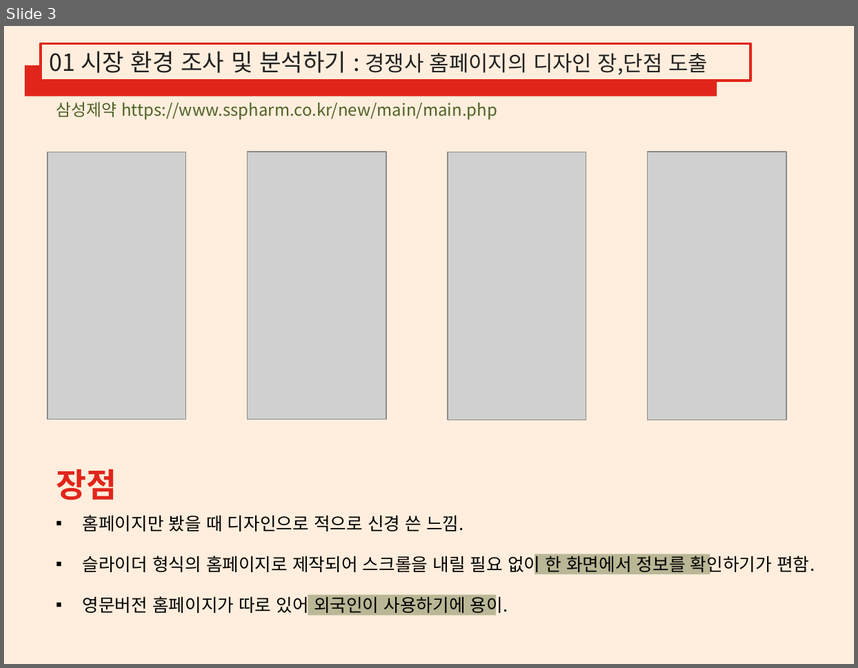
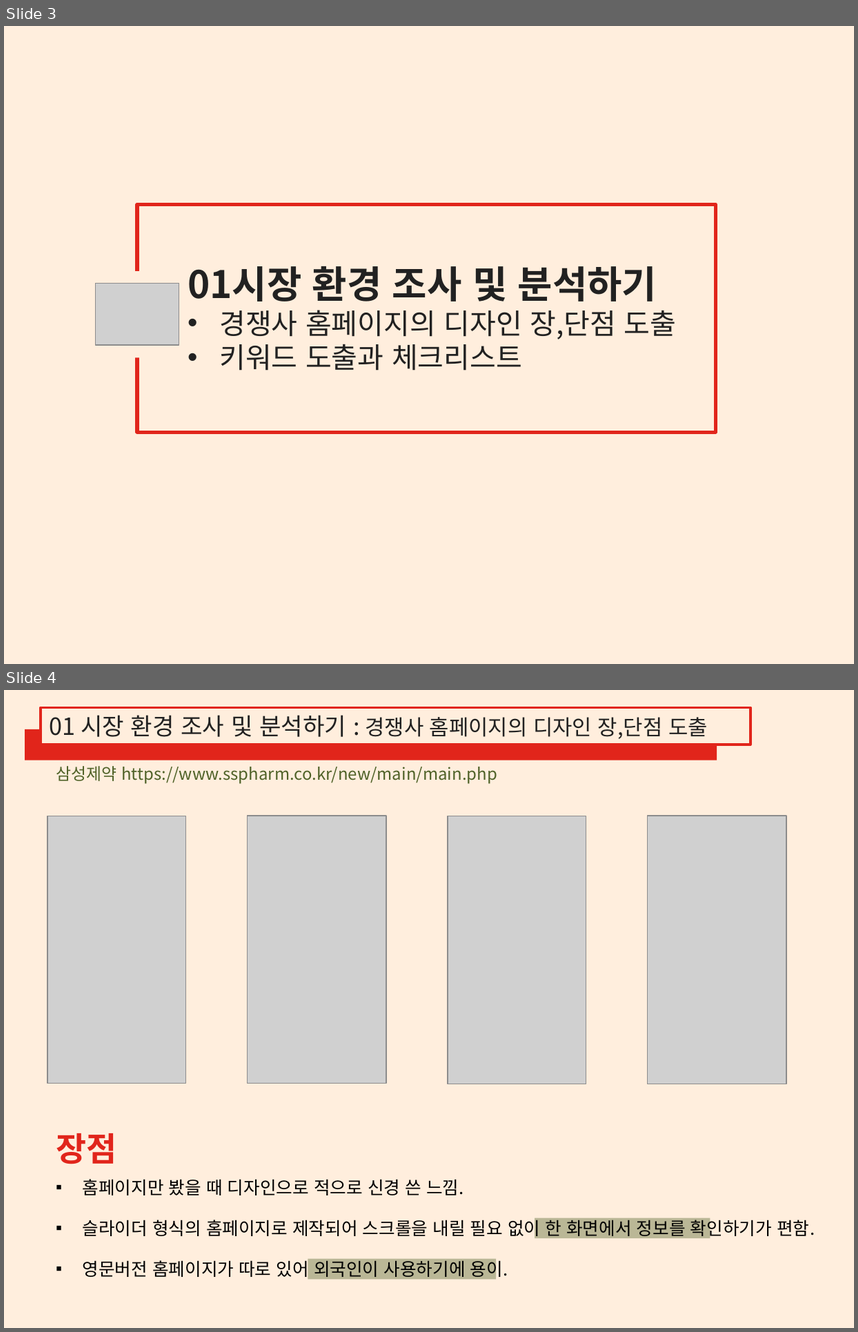
Before and after one commit to LEEGYUNGRIM/report01, a slide deck: 디자인설계 및 조사분석.pptx. Shown one above the other, each under a label of ours: slide 3 before the commit, slides 3 and 4 after it. The pictures are 858x668 and 858x1332 pixels, drawn with LibreOffice and Linux fonts; fonts in the diff are those of the drawing; grey boxes stand for pictures. Boxes give left, top, right and bottom in pixels: in the first picture for what was removed or moved away, otherwise in the second. Text is boxed around its words. In the diff, an @@ line names an element or a change of style, - is before the commit and + after.

```diff
--- a/디자인설계 및 조사분석.pptx
+++ b/디자인설계 및 조사분석.pptx
@@ slide 3 added at (x1=4, y1=26, x2=854, y2=664), background #FFFFFF @@
@@ rectangle added at (x1=4, y1=26, x2=854, y2=664), fill #FFEEDD @@
@@ rectangle added at (x1=137, y1=203, x2=715, y2=432), outline #E1251B 3 pt @@
@@ rectangle added at (x1=87, y1=271, x2=166, y2=357), fill #FFEEDD @@
@@ text added at (x1=188, y1=266, x2=677, y2=370), 24 pt, text #212121 @@
+01시장 환경 조사 및 분석하기
+• 경쟁사 홈페이지의 디자인 장,단점 도출
+• 키워드 도출과 체크리스트
@@ picture added at (x1=95, y1=283, x2=179, y2=345) @@
@@ what was slide 3 is now slide 4 @@
```
Also in this commit, not shown: 1 other slide added.
